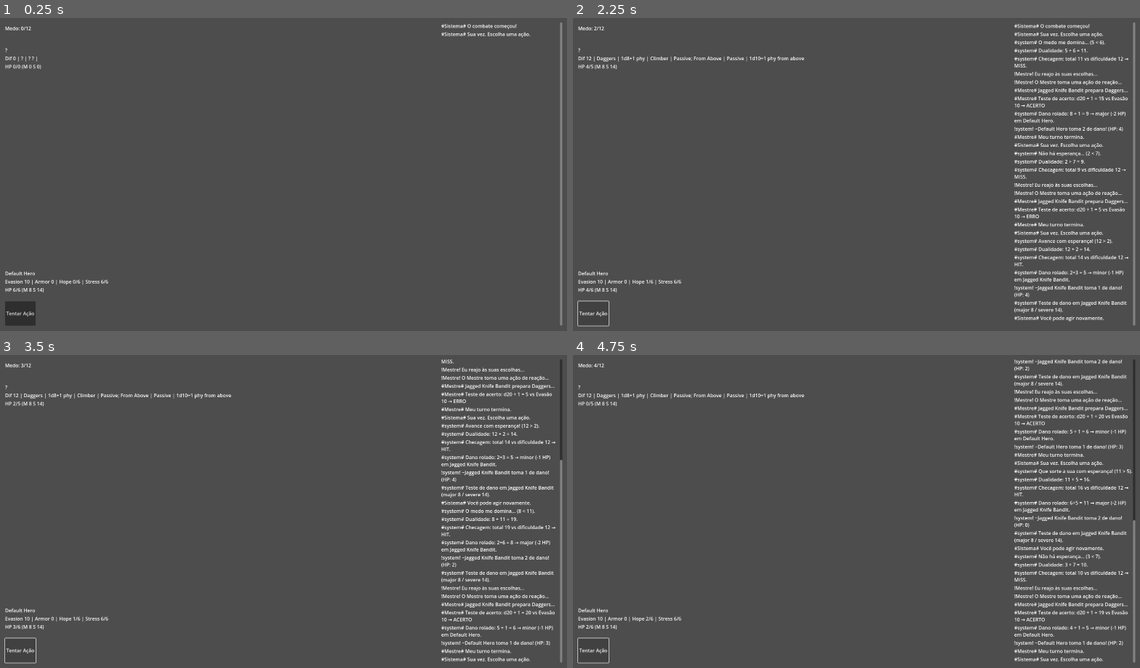
Above: before the commit, frames 1-4 (two rows, left to right).
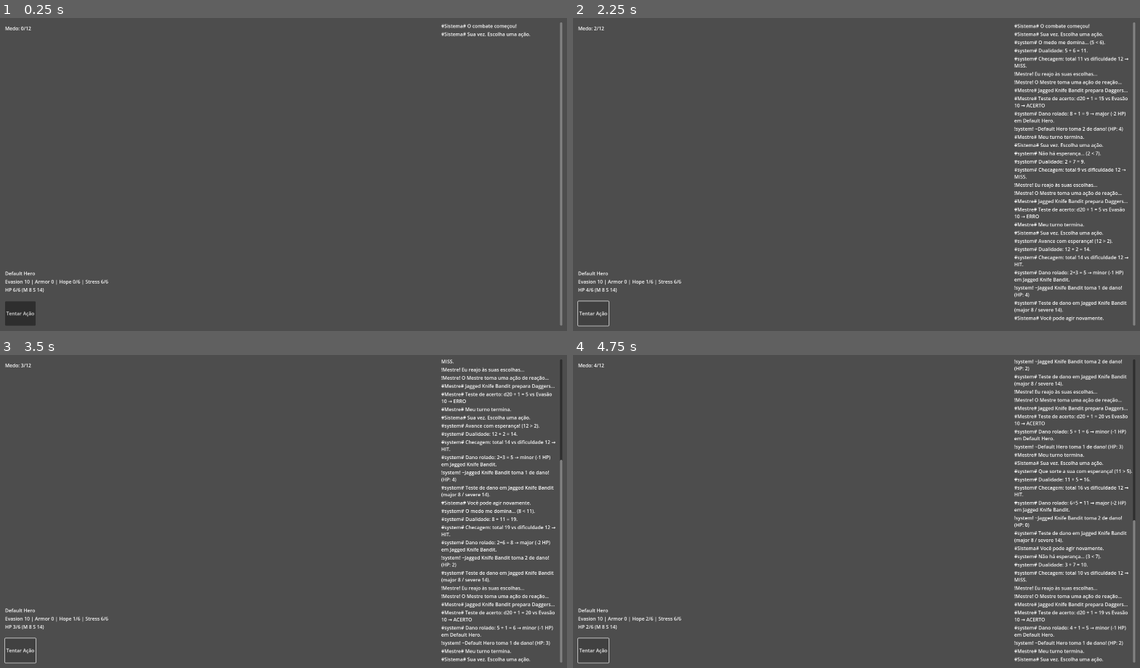
Above: after the commit, the same moments.

Repository: lucsantunes/daggerheart
Game: Godot game, scene res://scenes/CombatScene.tscn
The game is run twice, just before and just after one commit, with the same random seed, the same clock (stepped at 60 frames per second) and the same inputs. The project has no main scene, so this scene is started directly.
Inputs:
- Up to frame 1 (0.25 s): no input
- Up to frame 2 (2.25 s): click "Tentar Ação" at 0.5 s; click "Tentar Ação" at 1.25 s; click "Tentar Ação" at 2 s
- Up to frame 3 (3.5 s): tap Enter at 2.75 s; tap L at 2.85 s
- Up to frame 4 (4.75 s): tap Space at 3.5 s; tap L at 3.6, 4.35 s; tap Enter at 4.25 s

The runs differ from the first frame. In frame 1, less than 0.1% of the frame differs, in the area x 0-8%, y 9-17%; in frame 2, 0.3%; in frame 3, 0.3%; in frame 4, 0.3%, in the area x 0-41%, y 9-17%.
Error after the commit: Invalid call. Nonexistent function 'has_variable' in base 'VBoxContainer (monster_character.gd)'. (res://scripts/ui_enemy_status_panel.gd:49)

Commit message:
Add initialization signal to MonsterCharacter and update UI binding logic in EnemyStatusPanel. This ensures UI updates occur only after monster data is ready, improving data handling and display reliability.

Diff:
--- a/scripts/monster_character.gd
+++ b/scripts/monster_character.gd
@@ -2,6 +2,7 @@
 
 # Minimal display + state for a monster instance
 signal hp_changed(value: int)
+signal initialized
 @export var monster_id: String = ""
 
 var data: Dictionary = {}
@@ -26,6 +27,8 @@
 	# Visual rendering moved to EnemyStatusPanel; keep tooltip for debugging/inspection
 	tooltip_text = _build_tooltip()
 	print("[MonsterCharacter] Spawned:", data.name, " HP:", current_hp)
+	# Notify UI panels that data is ready for display
+	emit_signal("initialized")
 
 
 func _build_tooltip() -> String:
--- a/scripts/ui_enemy_status_panel.gd
+++ b/scripts/ui_enemy_status_panel.gd
@@ -21,7 +21,11 @@
 		# Bind future spawns
 		if party.has_signal("child_entered_tree"):
 			party.child_entered_tree.connect(func(node: Node):
-				if node and node.has_signal("hp_changed"):
+				if node and node.has_signal("initialized"):
+					# Defer binding until the monster finished _ready and populated data
+					node.initialized.connect(func(): _bind_monster(node))
+				elif node and node.has_signal("hp_changed"):
+					# Backward compatibility if initialized not present
 					_bind_monster(node)
 			)
 
@@ -29,12 +33,22 @@
 func _bind_party(party: Node) -> void:
 	for i in party.get_child_count():
 		var mc := party.get_child(i)
-		if mc and mc.has_signal("hp_changed"):
-			_bind_monster(mc)
+		if mc:
+			if mc.has_signal("initialized"):
+				mc.initialized.connect(func(): _bind_monster(mc))
+				# It may already be initialized; try immediate bind as well
+				_bind_monster(mc)
+			elif mc.has_signal("hp_changed"):
+				_bind_monster(mc)
 
 
 func _bind_monster(mc: Node) -> void:
 	if _bound_monsters.has(mc):
+		return
+	# Ensure data exists before creating UI
+	if not mc.has_variable("data"):
+		return
+	if typeof(mc.data) != TYPE_DICTIONARY or mc.data.is_empty():
 		return
 	_bound_monsters.append(mc)
 	var card := _create_card_for(mc)
